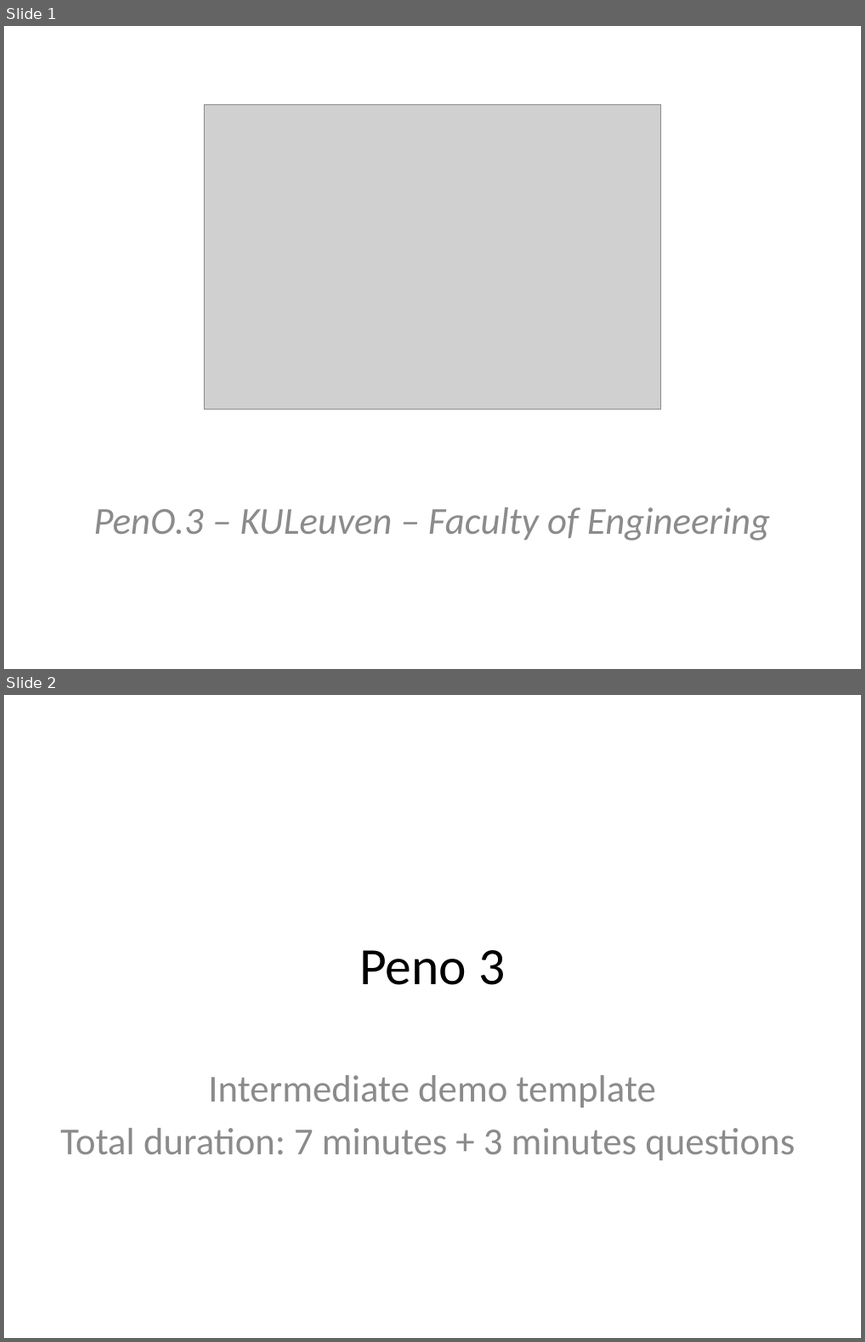
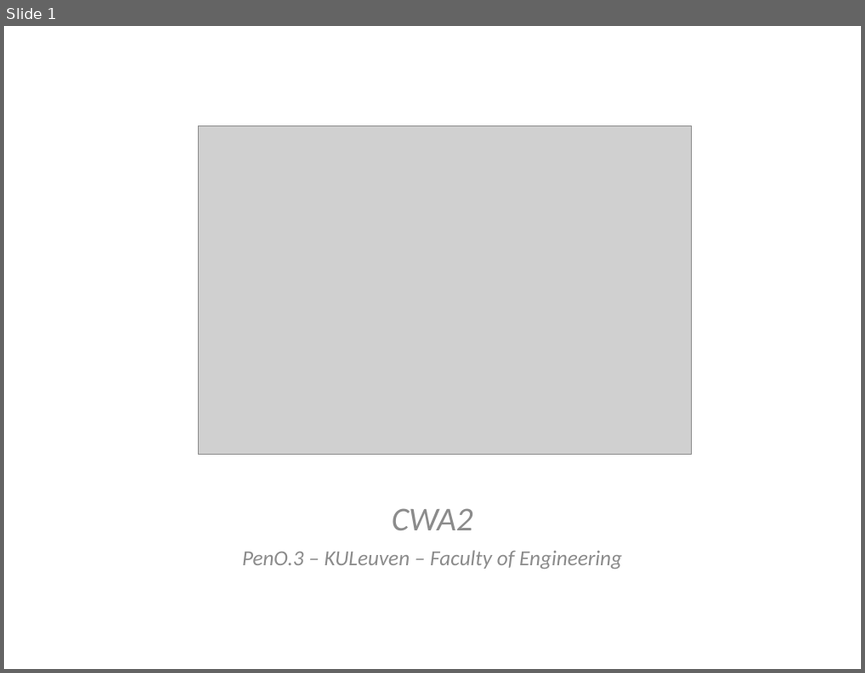
Before and after one commit to bicyclus/prototype1, a slide deck: Verslagen/intermediatedemo.pptx. Shown one above the other, each under a label of ours: slides 1 and 2 before the commit, slide 1 after it. The pictures are 865x1342 and 865x673 pixels, drawn with LibreOffice and Linux fonts; fonts in the diff are those of the drawing; grey boxes stand for pictures; background and template pictures are left out. Boxes give left, top, right and bottom in pixels: in the first picture for what was removed or moved away, otherwise in the second. Text is boxed around its words. In the diff, an @@ line names an element or a change of style, - is before the commit and + after.

Commit message:
ppt demo updated

```diff
--- a/Verslagen/intermediatedemo.pptx
+++ b/Verslagen/intermediatedemo.pptx
@@ slide 2 removed at box(4, 695, 861, 1338), background #FFFFFF @@
@@ title removed at box(359, 950, 505, 985) @@
-Peno 3
@@ subtitle removed at box(60, 1075, 794, 1160) @@
-Intermediate demo template
-Total duration: 7 minutes + 3 minutes questions
@@ slide 1 changed as well @@
@@ picture: place and size @@
-picture at box(204, 105, 660, 409)
+picture at box(199, 125, 692, 454)
@@ text added at box(392, 508, 473, 530), 28 pt, text #8C8C8C, italic @@
+CWA2
@@ text "PenO.3 – KULeuven – Faculty ...": place and size @@
-text "PenO.3 – KULeuven – Faculty ..." at box(94, 507, 770, 540)
+text "PenO.3 – KULeuven – Faculty ..." at box(242, 550, 622, 568)
@@ text "PenO.3 – KULeuven – Faculty ..." at box(242, 550, 622, 568): size 32 to 18 pt; less space between paragraphs @@
```
Also in this commit, not shown: 4 other slides changed, 3 slides added, 4 other slides removed.
